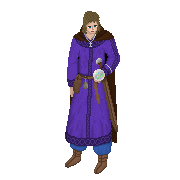
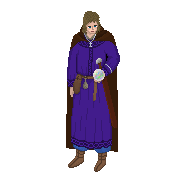
Before/after of a 180×180 layered artwork. What changed in the layer stack:
painted on "Background" over (65, 34, 120, 174)
